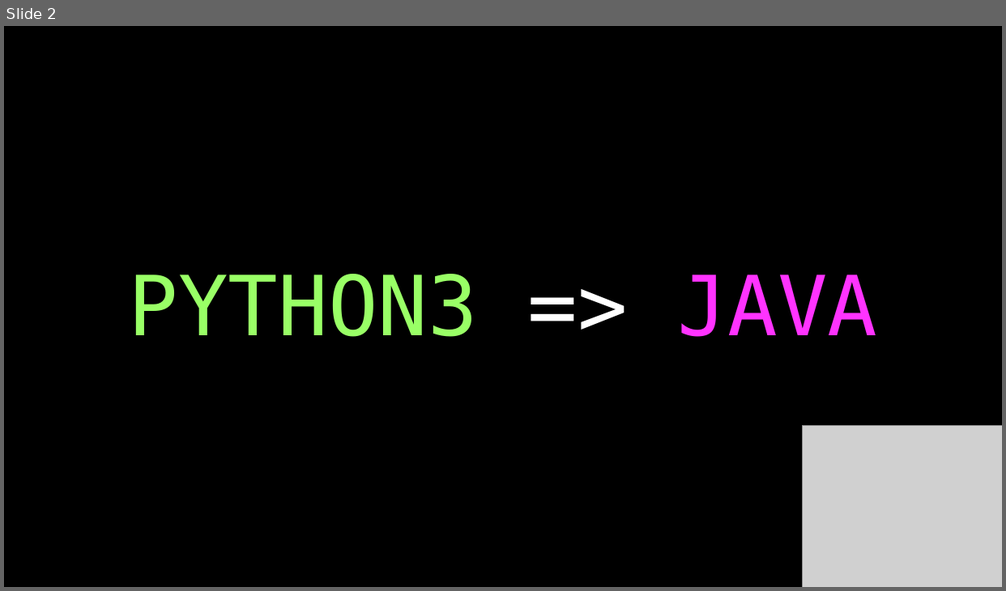
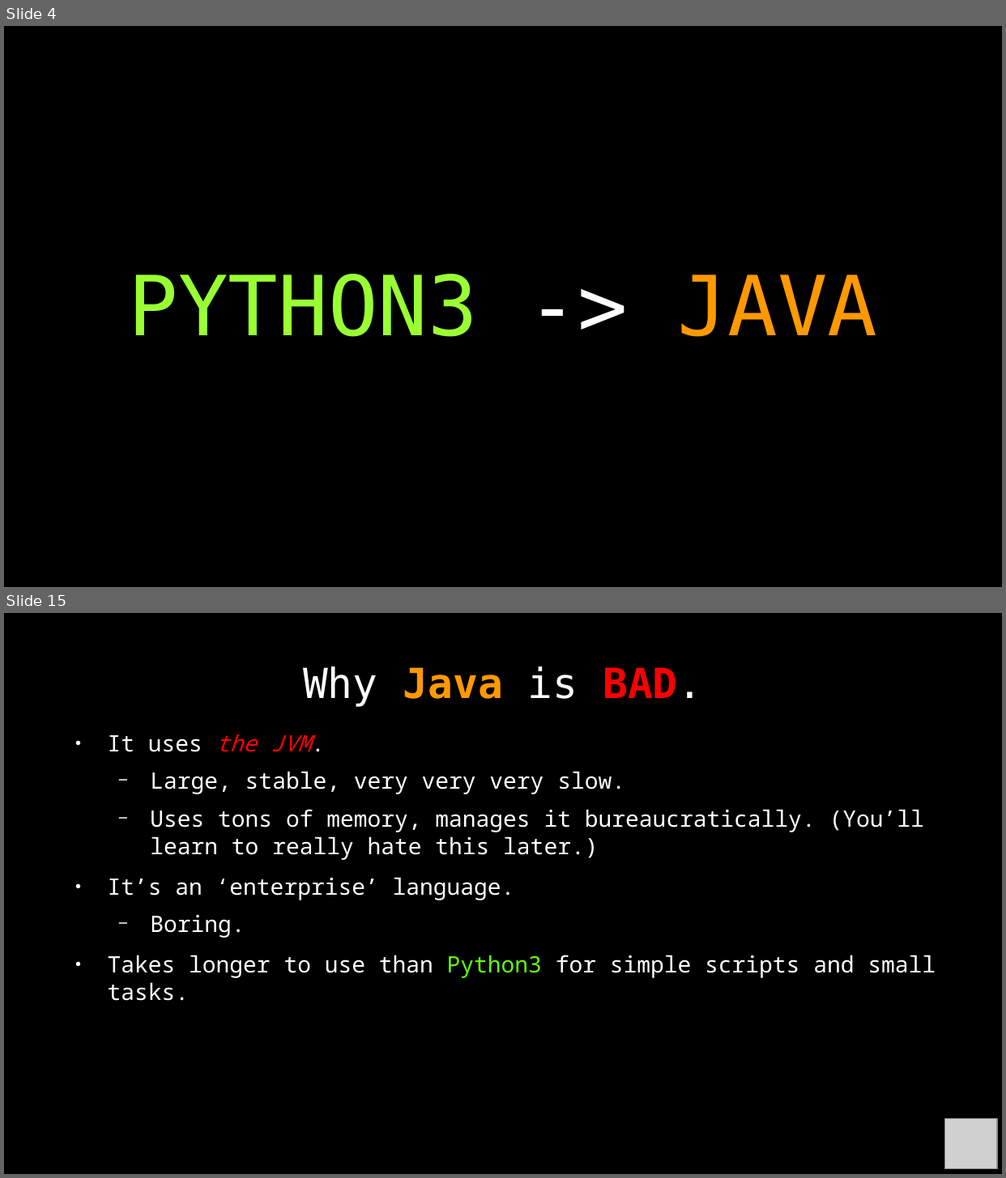
Before and after one commit to RyanFleck/Projects, a slide deck: Teaching/RCF_Py_Java_Tutorial.odp. Shown one above the other, each under a label of ours: slide 2 before the commit, slides 4 and 15 after it; the slides between them are not shown. The pictures are 1006x591 and 1006x1178 pixels, drawn with LibreOffice and Linux fonts; fonts in the diff are those of the drawing; grey boxes stand for pictures; background and template pictures are left out. Boxes give left, top, right and bottom in pixels: in the first picture for what was removed or moved away, otherwise in the second. Text is boxed around its words. In the diff, an @@ line names an element or a change of style, - is before the commit and + after.

```diff
--- a/Teaching/RCF_Py_Java_Tutorial.odp
+++ b/Teaching/RCF_Py_Java_Tutorial.odp
@@ slide 15 added at [4, 613, 1002, 1174], background #000000 @@
@@ title added at [303, 666, 702, 707], 33 pt, text #FFFFFF, bold @@
+Why Java is BAD.
@@ text added at [108, 734, 936, 1001], 18 pt, text #FFFFFF @@
+● It uses the JVM.
+  − Large, stable, very very very slow.
+  − Uses tons of memory, manages it bureaucratically. (You’ll learn to really hate this later.)
+● It’s an ‘enterprise’ language.
+  − Boring.
+● Takes longer to use than Python3 for simple scripts and small tasks.
@@ picture added at [945, 1119, 997, 1169] @@
@@ what was slide 2 is now slide 4 @@
@@ slide 4 changed as well @@
@@ text at [128, 274, 878, 337]: text changed; text colour #99FF66 to #99FF33 @@
-PYTHON3 => JAVA
+PYTHON3 -> JAVA
@@ picture removed at [803, 426, 1002, 587] @@
```
Also in this commit, not shown: 1 other slide changed, 42 other slides added, 2 slides removed, 3 other files.
